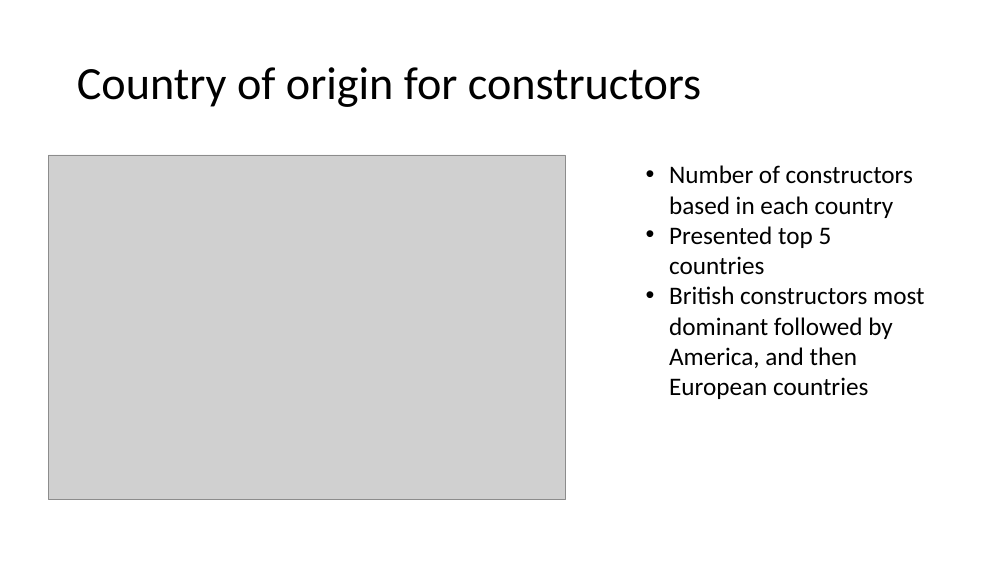
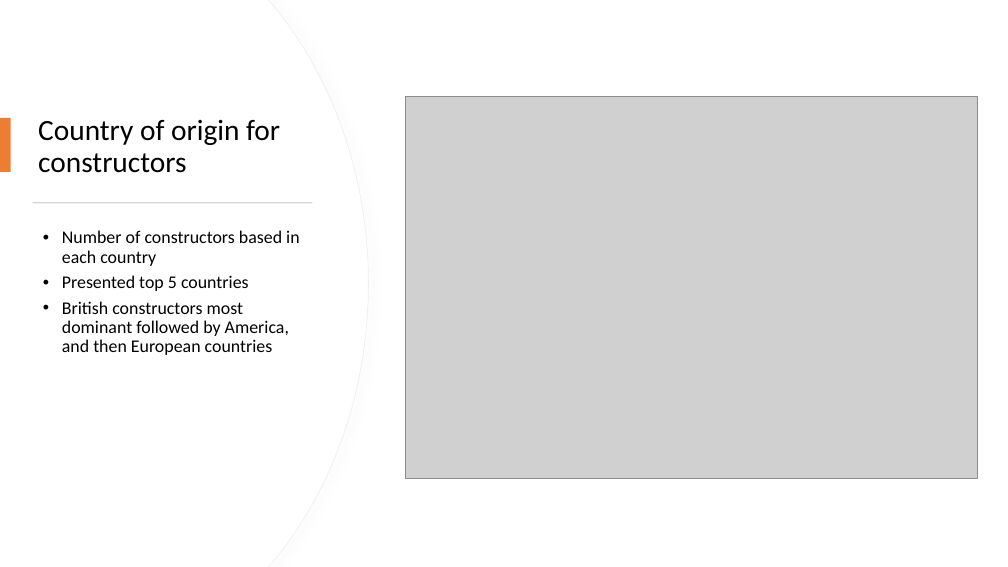
Before and after one commit to Praveena-codee/Project1, a slide deck: slide 6 of Project 1 - F1 factors.pptx. Drawn at 1008x567 pixels with LibreOffice and Linux fonts; fonts in the diff are those of the drawing; grey boxes stand for pictures. Boxes give left, top, right and bottom in pixels: in the first picture for what was removed or moved away, otherwise in the second. Text is boxed around its words. In the diff, an @@ line names an element or a change of style, - is before the commit and + after.

```diff
--- a/Project 1 - F1 factors.pptx
+++ b/Project 1 - F1 factors.pptx
@@ freeform shape added at (0,0,368,567), fill #FFFFFF, outline #EFEFEF 0.75 pt @@
@@ freeform shape added at (0,0,368,567), fill #FFFFFF @@
@@ rectangle added at (0,118,11,172), fill #ED7D31 @@
@@ title "Country of origin for constructors": place and size @@
-title "Country of origin for constructors" at (77,67,701,107)
+title "Country of origin for constructors" at (38,119,280,173)
@@ title "Country of origin for constructors" at (38,119,280,173): size 44 to 28 pt @@
@@ picture: place and size @@
-picture at (48,155,565,500)
+picture at (405,97,978,479)
@@ rectangle added at (33,202,312,203), fill #D5D5D5 @@
@@ text "Number of constructors based in ...": place and size @@
-text "Number of constructors based in ..." at (669,165,924,399)
+text "Number of constructors based in ..." at (62,230,299,355)
@@ text "Number of constructors based in ..." at (62,230,299,355): size 24 to 17 pt; indent changed; line spacing 1 to 0.9; more space between paragraphs @@
```
Also in this commit, not shown: 7 other slides changed, 5 slides added, 5 slides removed.
